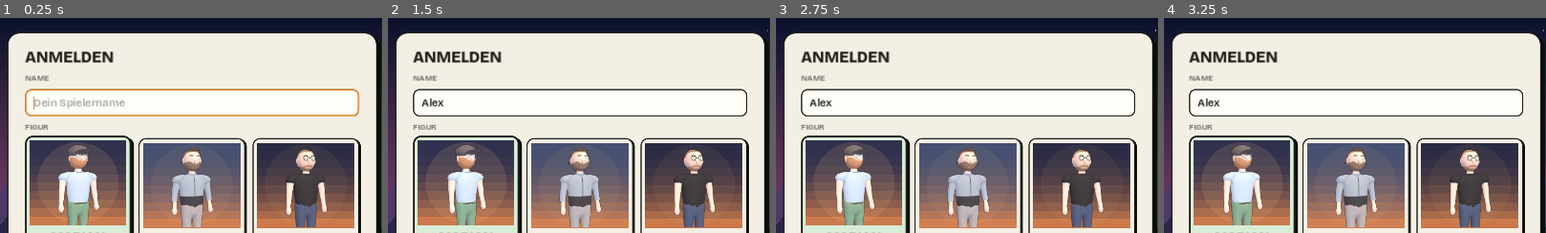
Above: before the commit, frames 1-4 (left to right).
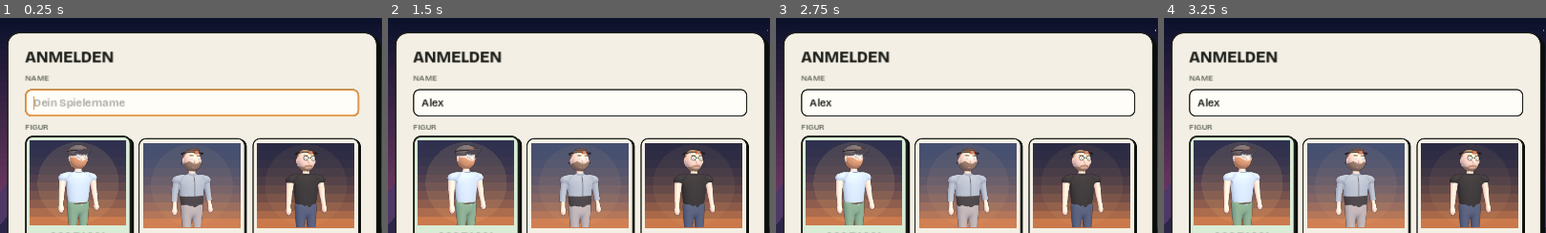
Above: after the commit, the same moments.

Repository: 7ulez/three-in-the-wild
Game: Godot game, scene res://menu.tscn
Two runs of this game, one before a commit and one after it. Both use one fixed random seed, a clock stepped at 60 frames per second and the inputs below.
Inputs (mouse positions are % of the whole screen's width and height, from its top left):
- Up to frame 1 (0.25 s): no input
- Up to frame 2 (1.5 s): click (71, 20) at 0.52 s; type "Alex" at 0.6 s; click "SPIEL BETRETEN" at 1.25 s
- Up to frame 3 (2.75 s): click "SPIEL BETRETEN" at 2 s
- Up to frame 4 (3.25 s): click "♪" at 2.75 s
The pictures show only the part of the screen within x 46-96%, y 0-50%; the shares and areas given below are measured in that part.

The runs differ from the first frame. In frame 1, 0.1% of the frame differs, in the area x 17-83%, y 60-64%; in frame 2, 0.1%; in frame 3, 0.1%; in frame 4, 0.1%.

Commit message:
Kopflampe als Modell am Kopf jeder Figur (Band, oranges Gehäuse, Batteriefach); Linse leuchtet wenn an, Mitspieler sehen Lampe und Lichtkegel (über Animations-Flag synchronisiert)
Co-Authored-By: Claude Opus 5.5 <noreply@anthropic.com>

Claude-Session: https://claude.ai/code/session_01FicyMBshYtiCihkErSPQQ5

Diff:
--- a/net.gd
+++ b/net.gd
@@ -115,6 +115,7 @@
 			Player.animate_body(self, minf(sp, 9.0), (anim & 1) != 0, (anim & 2) != 0, (anim >> 2) & 3, (anim & 16) != 0, (anim & 32) != 0, (anim & 64) != 0, 1 if (anim & 256) != 0 else (2 if (anim & 512) != 0 else 0), (anim & 128) != 0)
 		# Kotzen der anderen: gebeugte Haltung, Strahl, Lache
 		Player.set_pants(self, 1 if (anim & 4096) != 0 else (2 if (anim & 8192) != 0 else 0))
+		Player.set_headlamp(self, (anim & 16384) != 0, true)
 		var vom_now := (anim & 1024) != 0
 		Player.vomit_pose(self, vom_now, delta)
 		if vom_now != _vom_on:
--- a/player.gd
+++ b/player.gd
@@ -249,6 +249,8 @@
 				Util.add_cylinder(bt, 0.0135, 0.012, Color(0.85, 0.7, 0.2), Vector3(0, 0.236, 0.0))
 				Util.add_cylinder(bt, 0.031, 0.05, Color(0.93, 0.88, 0.7), Vector3(0, 0.06, 0.0))
 				parent.set_meta("bottle", bt)
+			if sk != null and sk.find_bone("Head") >= 0:
+				_build_headlamp(sk, parent)
 			if sk != null and sk.find_bone("Hips") >= 0:
 				# Po mit Ritze: nur sichtbar, solange die Hose beim Gross-Geschaeft unten ist
 				var hatt := BoneAttachment3D.new()
@@ -636,7 +638,85 @@
 		f |= 256 if drink_kind == 1 else 512
 	if is_lying():
 		f |= 2048
+	if lamp != null and lamp.visible:
+		f |= 16384
 	return f
+
+
+## Kopflampe am Kopf-Knochen: Gummiband, Gehäuse vorn, Batteriefach hinten. Die Linse leuchtet,
+## wenn die Lampe an ist; bei Mitspielern strahlt zusätzlich ein Lichtkegel nach vorn.
+static func _build_headlamp(sk: Skeleton3D, parent: Node3D) -> void:
+	var att := BoneAttachment3D.new()
+	att.bone_name = "Head"
+	sk.add_child(att)
+	var hl := Node3D.new()
+	hl.name = "Kopflampe"
+	att.add_child(hl)
+	var y := 0.31          # Stirnhöhe über dem Kopf-Knochen (Modell schaut nach +Z)
+	var band := MeshInstance3D.new()
+	var tm := TorusMesh.new()
+	tm.inner_radius = 0.188
+	tm.outer_radius = 0.204
+	tm.rings = 24
+	tm.ring_segments = 6
+	band.mesh = tm
+	band.material_override = Util.mat(Color(0.12, 0.12, 0.14), 0.8)
+	band.position = Vector3(0, y, 0.012)
+	band.scale = Vector3(1.0, 1.0, 1.12)
+	hl.add_child(band)
+	var housing := Util.add_box(hl, Vector3(0.075, 0.05, 0.035), Color(0.85, 0.35, 0.1), Vector3(0, y, 0.228))
+	housing.material_override = Util.mat(Color(0.85, 0.35, 0.1), 0.5)
+	Util.add_box(hl, Vector3(0.02, 0.012, 0.012), Color(0.15, 0.15, 0.16), Vector3(0.026, y + 0.03, 0.228))    # Schalter
+	Util.add_box(hl, Vector3(0.06, 0.045, 0.025), Color(0.15, 0.15, 0.16), Vector3(0, y, -0.222))             # Batteriefach
+	var lens := MeshInstance3D.new()
+	var cm := CylinderMesh.new()
+	cm.top_radius = 0.019
+	cm.bottom_radius = 0.019
+	cm.height = 0.008
+	cm.radial_segments = 16
+	lens.mesh = cm
+	lens.rotation_degrees.x = 90.0
+	lens.position = Vector3(0, y, 0.247)
+	var lm := StandardMaterial3D.new()
+	lm.albedo_color = Color(0.55, 0.58, 0.62)
+	lm.roughness = 0.2
+	lm.emission_enabled = true
+	lm.emission = Color(1.0, 0.95, 0.82)
+	lm.emission_energy_multiplier = 0.0
+	lens.material_override = lm
+	hl.add_child(lens)
+	parent.set_meta("headlamp_lens", lm)
+	parent.set_meta("headlamp_root", hl)
+
+
+## Kopflampe an/aus. with_light = true: echter Lichtkegel (für Mitspieler-Figuren).
+static func set_headlamp(parent: Node3D, on: bool, with_light: bool) -> void:
+	if not parent.has_meta("headlamp_lens"):
+		return
+	var lm: StandardMaterial3D = parent.get_meta("headlamp_lens")
+	lm.emission_energy_multiplier = 4.0 if on else 0.0
+	lm.albedo_color = Color(1.0, 0.97, 0.88) if on else Color(0.55, 0.58, 0.62)
+	if not with_light:
+		return
+	var sl: SpotLight3D = parent.get_meta("headlamp_light") if parent.has_meta("headlamp_light") else null
+	if on and sl == null:
+		var hl: Node3D = parent.get_meta("headlamp_root")
+		sl = SpotLight3D.new()
+		sl.light_color = Color(1.0, 0.95, 0.85)
+		sl.light_energy = 4.0
+		sl.spot_range = 18.0
+		sl.spot_angle = 26.0
+		sl.spot_attenuation = 0.7
+		sl.shadow_enabled = false
+		sl.distance_fade_enabled = true
+		sl.distance_fade_begin = 40.0
+		sl.distance_fade_length = 10.0
+		sl.position = Vector3(0, 0.31, 0.26)
+		sl.rotation_degrees = Vector3(-8.0, 180.0, 0.0)    # Licht zeigt nach -Z, das Modell schaut nach +Z
+		hl.add_child(sl)
+		parent.set_meta("headlamp_light", sl)
+	if sl != null:
+		sl.visible = on
 
 
 func _fish_anim() -> int:
@@ -944,6 +1024,7 @@
 				_dismantle()
 			KEY_L:
 				lamp.visible = not lamp.visible
+				Player.set_headlamp(body_visual, lamp.visible, false)
 			KEY_H:
 				needs.try_big_business()
 			KEY_Q:
Not shown, changed: web/index.html
Not shown, changed: web/index.js.gz
Not shown, changed: web/index.pck
Not shown, changed: web/index.pck.gz
Not shown, changed: web/index.wasm.gz
